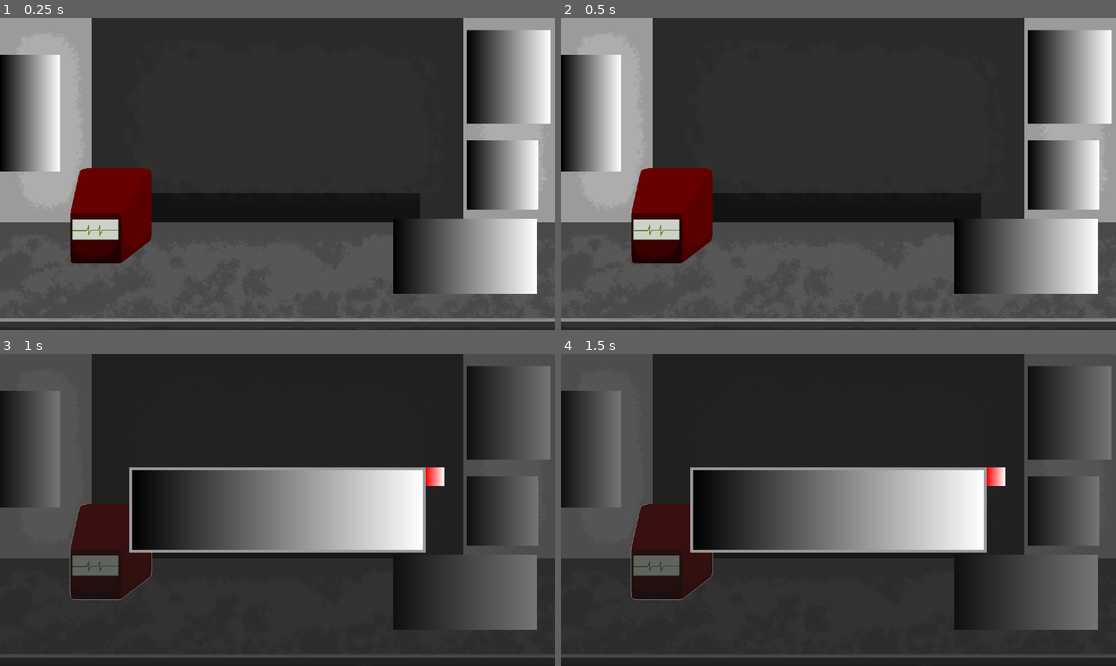
Above: before the commit, frames 1-4 (two rows, left to right).
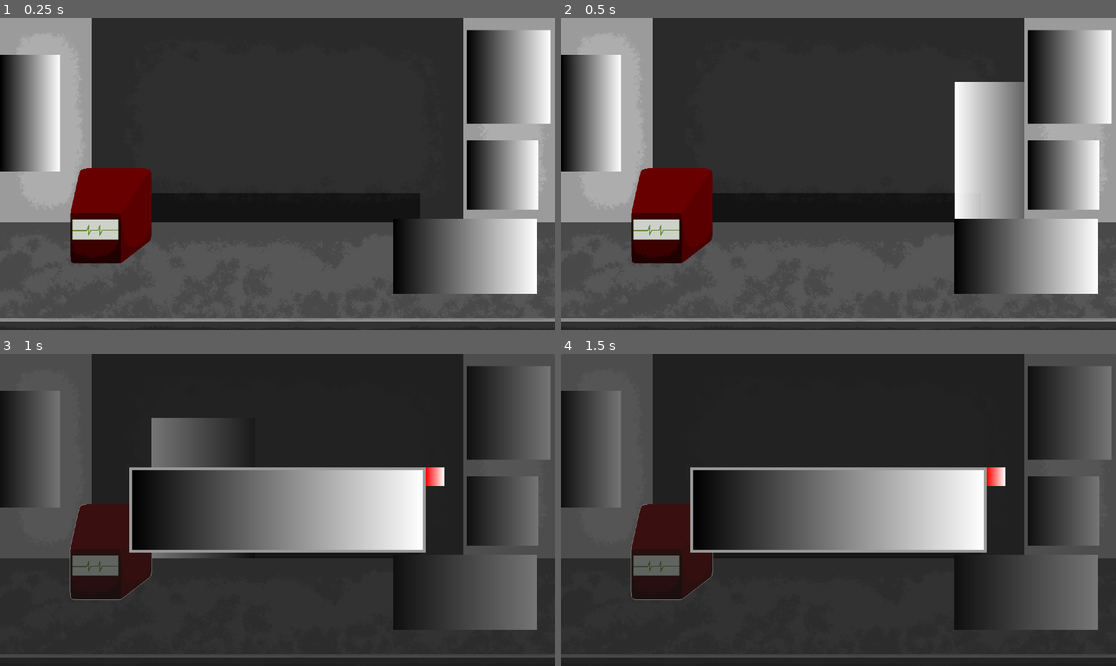
Above: after the commit, the same moments.

Repository: Blulow/brackeysjam
Game: Godot game, scene res://scenes/game.tscn
Same seed, same stepped clock (60 frames per second), same inputs: the game is played once before the commit and once after it.
Inputs (mouse positions are in pixels of both pictures, inside the frame that each line leads up to):
- Up to frame 1 (0.25 s): no input
- Up to frame 2 (0.5 s): no input
- Up to frame 3 (1 s): move the mouse to (111, 550) at 0.52 s; click (111, 550) at 0.67 s
- Up to frame 4 (1.5 s): move the mouse to (588, 447) at 1.27 s; click (588, 447) at 1.42 s

Frame 1 is identical in both runs. In frame 2, 5.5% of the frame differs, in the area x 70-84%, y 20-65%; in frame 3, 2.1%; in frame 4, nothing differs.

Commit message:
add: round and people implementation

Diff:
--- a/scenes/game.tscn
+++ b/scenes/game.tscn
@@ -7,6 +7,20 @@
 [ext_resource type="PackedScene" uid="uid://cqbksjfi86dqh" path="res://scenes/objects/rule.tscn" id="6_p57ef"]
 [ext_resource type="PackedScene" uid="uid://ccwqilakya26o" path="res://scenes/objects/phone.tscn" id="7_gee14"]
 [ext_resource type="PackedScene" uid="uid://cq7l2ff0kkbfc" path="res://scenes/objects/papers.tscn" id="8_0tnpc"]
+[ext_resource type="Script" uid="uid://psq43odj5en5" path="res://scripts/managers/round_manager.gd" id="8_gee14"]
+
+[sub_resource type="Curve2D" id="Curve2D_u5sy4"]
+_data = {
+"points": PackedVector2Array(0, 0, 0, 0, 1419, 0, 0, 0, 0, 0, -1375, 0)
+}
+point_count = 2
+
+[sub_resource type="Gradient" id="Gradient_u5sy4"]
+
+[sub_resource type="GradientTexture2D" id="GradientTexture2D_gee14"]
+gradient = SubResource("Gradient_u5sy4")
+width = 359
+height = 637
 
 [node name="Game" type="Node2D" unique_id=21264269]
 
@@ -17,24 +31,44 @@
 position = Vector2(0, -186)
 texture = ExtResource("1_uwrxv")
 
+[node name="PeopleArea" type="Node2D" parent="World" unique_id=552939556]
+
+[node name="PeoplePath" type="Path2D" parent="World/PeopleArea" unique_id=2000878932]
+curve = SubResource("Curve2D_u5sy4")
+
+[node name="PathFollow2D" type="PathFollow2D" parent="World/PeopleArea/PeoplePath" unique_id=2056716224]
+position = Vector2(1419, 0)
+rotation = 3.1415927
+loop = false
+
+[node name="People" type="Node2D" parent="World/PeopleArea/PeoplePath/PathFollow2D" unique_id=1718939152]
+
+[node name="Sprite2D" type="Sprite2D" parent="World/PeopleArea/PeoplePath/PathFollow2D/People" unique_id=1923102565]
+texture = SubResource("GradientTexture2D_gee14")
+
 [node name="Foreground" type="Sprite2D" parent="World" unique_id=1653123691]
 texture = ExtResource("2_yqjtg")
 
-[node name="HeartRateDetector" parent="World" unique_id=425908746 instance=ExtResource("3_lnu2h")]
+[node name="Objects" type="Node2D" parent="World" unique_id=1992901846]
+
+[node name="HeartRateDetector" parent="World/Objects" unique_id=425908746 instance=ExtResource("3_lnu2h")]
 position = Vector2(-576, 145)
 
-[node name="TV" parent="World" unique_id=330125472 instance=ExtResource("4_lbhrr")]
+[node name="TV" parent="World/Objects" unique_id=330125472 instance=ExtResource("4_lbhrr")]
 position = Vector2(-856, -211)
 
-[node name="Rule" parent="World" unique_id=1107970536 instance=ExtResource("6_p57ef")]
+[node name="Rule" parent="World/Objects" unique_id=1107970536 instance=ExtResource("6_p57ef")]
 position = Vector2(800, -336)
 
-[node name="Phone" parent="World" unique_id=1908071067 instance=ExtResource("7_gee14")]
+[node name="Phone" parent="World/Objects" unique_id=1908071067 instance=ExtResource("7_gee14")]
 position = Vector2(779, 3)
 
-[node name="Papers" parent="World" unique_id=1839744645 instance=ExtResource("8_0tnpc")]
+[node name="Papers" parent="World/Objects" unique_id=1839744645 instance=ExtResource("8_0tnpc")]
 position = Vector2(649, 285)
 
 [node name="Camera2D" type="Camera2D" parent="." unique_id=70683275]
 
 [node name="PopupUILayer" type="CanvasLayer" parent="." unique_id=828918225]
+
+[node name="RoundManager" type="Node2D" parent="." unique_id=2028876826]
+script = ExtResource("8_gee14")
--- /dev/null
+++ b/scripts/managers/round_manager.gd
@@ -0,0 +1,28 @@
+extends Node2D
+class_name RoundManager
+
+@onready var people_path: PathFollow2D = $"../World/PeopleArea/PeoplePath/PathFollow2D"
+
+const PATH_SPEED: float = 0.01
+
+var current_round: int = 0
+var round_start: bool = false
+
+func _ready() -> void:
+	start_round(0)
+
+func _process(delta: float) -> void:
+	if not round_start: return
+
+	if people_path.progress_ratio >= 1:
+		people_path.progress_ratio = 0
+		end_current_round()
+	else:
+		people_path.progress_ratio += PATH_SPEED
+
+func start_round(idx: int) -> void:
+	round_start = true
+
+func end_current_round() -> void:
+	round_start = false
+	current_round += 1
--- /dev/null
+++ b/scripts/people/people.gd
@@ -0,0 +1 @@
+extends Node2D
Not shown, added: scripts/managers/round_manager.gd.uid
Not shown, added: scripts/people/people.gd.uid
